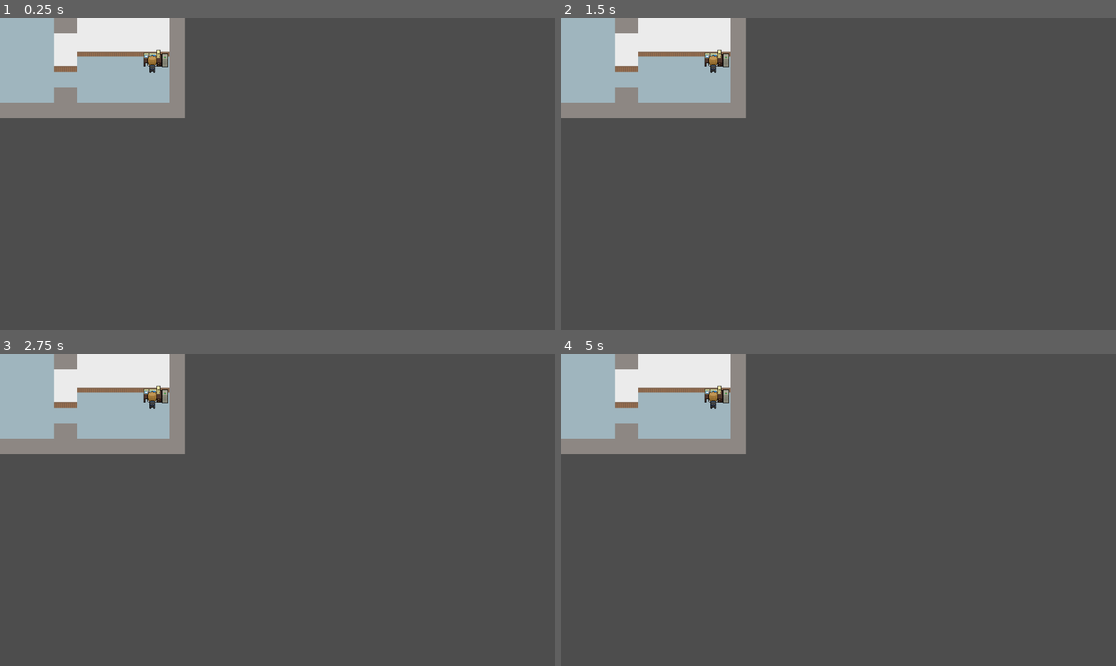
Above: before the commit, frames 1-4 (two rows, left to right).
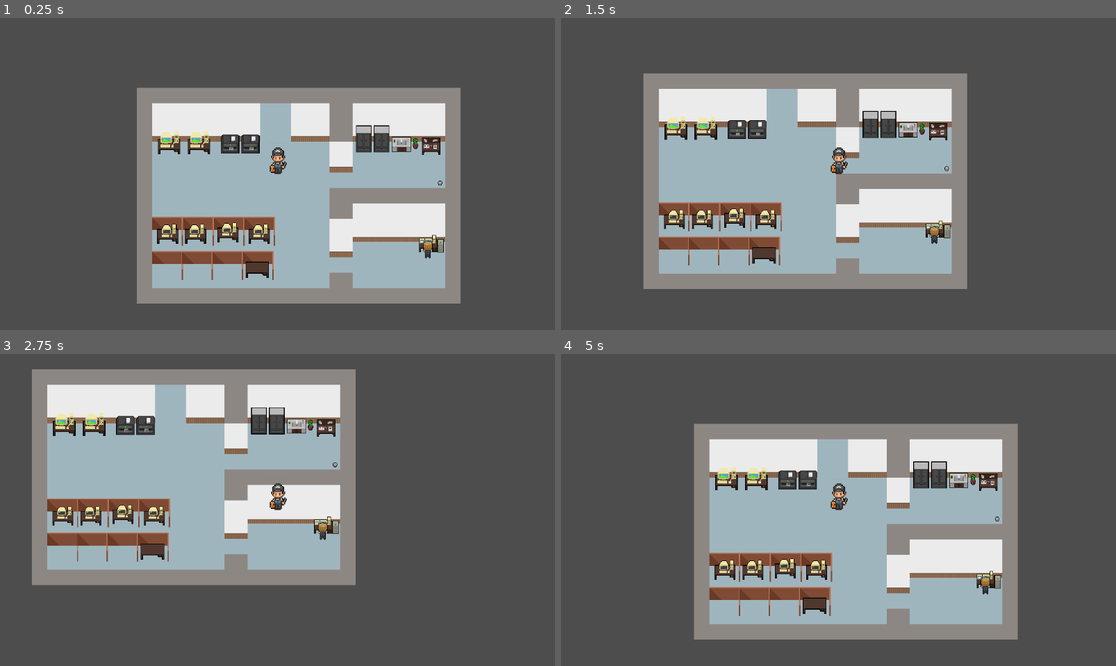
Above: after the commit, the same moments.

Repository: Lenni707/gamejam
Game: Godot game, scene res://Scenes/game.tscn
Two runs of this game, one before a commit and one after it. Both use one fixed random seed, a clock stepped at 60 frames per second and the inputs below. Before the commit the project has no main scene; this scene is started directly in both runs.
Inputs:
- Up to frame 1 (0.25 s): no input
- Up to frame 2 (1.5 s): tap Enter at 0.5 s; hold D (right) 0.53-1.28 s; hold S (down) from 1.28 s (still down)
- Up to frame 3 (2.75 s): release S (down) at 2.03 s; hold D (right) from 2.03 s (still down)
- Up to frame 4 (5 s): release D (right) at 2.78 s; hold W (up) 2.78-3.53 s; hold A (left) from 3.53 s (still down)

The runs differ from the first frame. In frame 1, 49% of the frame differs, in the area x 0-83%, y 0-92%; in frame 2, 47%; in frame 3, 42%; in frame 4, 49%.

Commit message:
oh yeeeah

Diff:
--- a/Scenes/game.tscn
+++ b/Scenes/game.tscn
@@ -12,6 +12,7 @@
 [ext_resource type="Texture2D" uid="uid://c0hmfm5ec8ip" path="res://Assets/free-office-pixel-art/desk-with-pc.png" id="10_ewbju"]
 [ext_resource type="Texture2D" uid="uid://jw66bw85dyvw" path="res://Assets/free-office-pixel-art/sink.png" id="11_85qyi"]
 [ext_resource type="Texture2D" uid="uid://3fmkwba7dw5t" path="res://Assets/free-office-pixel-art/office-partitions-1.png" id="12_iivbl"]
+[ext_resource type="PackedScene" uid="uid://dugx7ujiqokry" path="res://Scenes/player.tscn" id="13_rfjv2"]
 
 [sub_resource type="TileSetAtlasSource" id="TileSetAtlasSource_qxrlw"]
 texture = ExtResource("1_ebmjs")
@@ -4234,3 +4235,11 @@
 position = Vector2(-38, 138)
 scale = Vector2(1.28125, 1.28125)
 texture = ExtResource("3_wowpa")
+
+[node name="player2" parent="desks" instance=ExtResource("13_rfjv2")]
+position = Vector2(4, -61)
+scale = Vector2(0.471446, 0.471446)
+
+[node name="Camera2D" type="Camera2D" parent="desks/player2"]
+rotation = -0.0234571
+scale = Vector2(-0.338931, 1.29611)
--- a/project.godot
+++ b/project.godot
@@ -11,6 +11,7 @@
 [application]
 
 config/name="gamejam"
+run/main_scene="uid://wflja766b8ma"
 config/features=PackedStringArray("4.4", "Forward Plus")
 config/icon="res://icon.svg"
 
Not shown: 1 places in Scenes/game.tscn that only renumber resources
